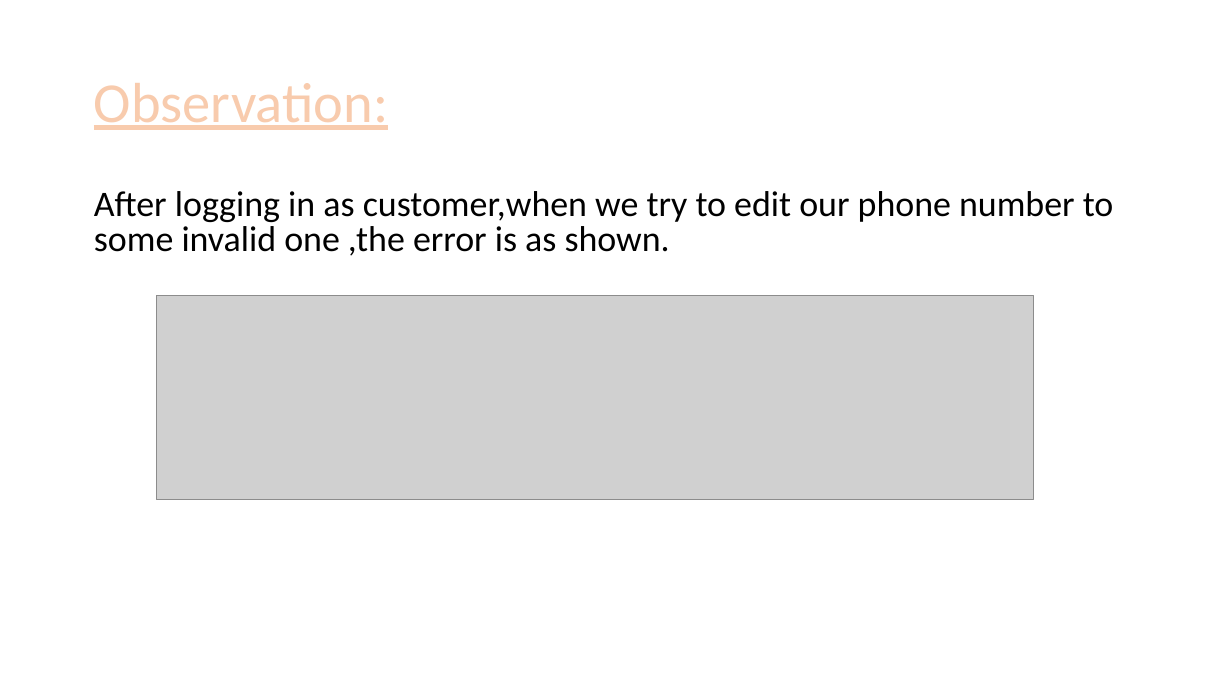
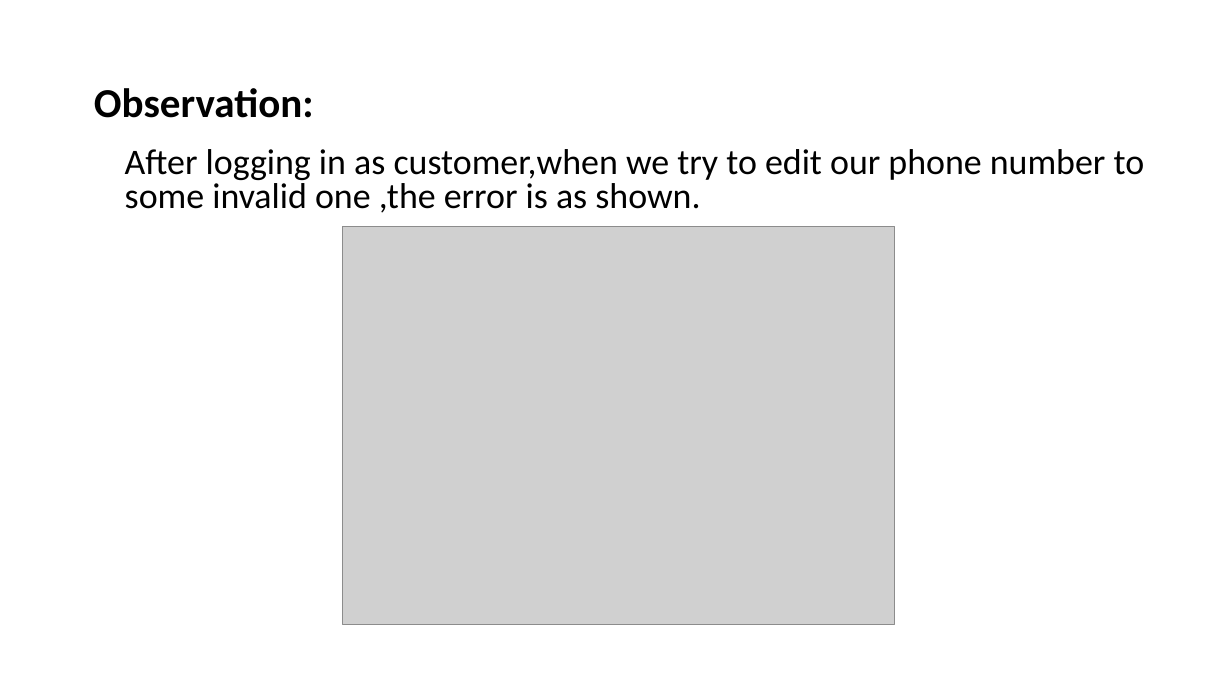
Before and after one commit to RocktimRajkumar/CEH-hack-a-thon, a slide deck: slide 97 of reports/Lifestyle Store/LifeStyle Store Application Reports.pptx (slide 101 before the commit). Drawn at 1232x693 pixels with LibreOffice and Linux fonts; fonts in the diff are those of the drawing; grey boxes stand for pictures. Boxes give left, top, right and bottom in pixels: in the first picture for what was removed or moved away, otherwise in the second. Text is boxed around its words. In the diff, an @@ line names an element or a change of style, - is before the commit and + after.

```diff
--- a/reports/Lifestyle Store/LifeStyle Store Application Reports.pptx
+++ b/reports/Lifestyle Store/LifeStyle Store Application Reports.pptx
@@ title "Observation:" at (94,88,314,118): size 44 to 32 pt, text colour #F8CBAD to #000000, letter outline #ED7D31 1.75 pt to none, bold on, underline off @@
@@ text "After logging in as customer,when ...": place and size @@
-text "After logging in as customer,when ..." at (94,191,1114,256)
+text "After logging in as customer,when ..." at (125,149,1145,213)
@@ picture: place and size @@
-picture at (156,295,1033,499)
+picture at (342,226,895,625)
```
Also in this commit, not shown: 5 other slides changed, 4 slides added, 4 slides removed, 1 other file.
